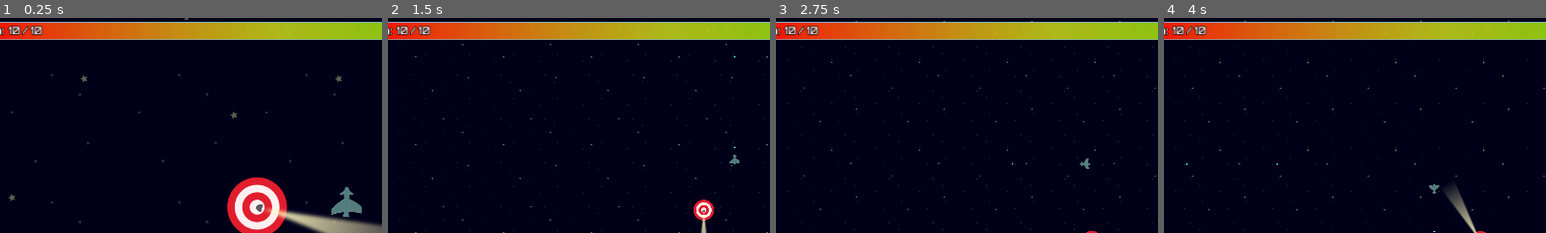
Above: before the commit, frames 1-4 (left to right).
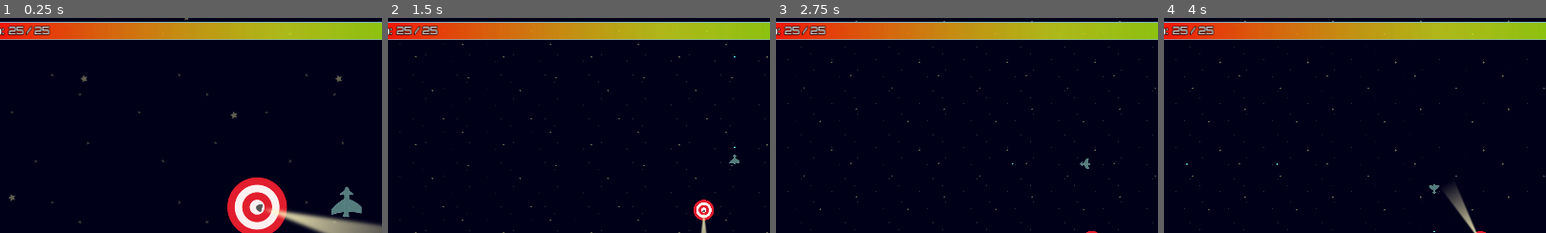
Above: after the commit, the same moments.

Repository: lmbarros/LD46-TheLighthouseAtTheEndOfTheUniverse
Game: Godot game, scene res://screens/PlayfieldScreen.tscn
Same seed, same stepped clock (60 frames per second), same inputs: the game is played once before the commit and once after it.
Inputs:
- Up to frame 1 (0.25 s): no input
- Up to frame 2 (1.5 s): tap Enter at 0.5 s; hold Up (moveUp) from 0.53 s (still down); tap Ctrl (fire) at 0.6, 1.35 s
- Up to frame 3 (2.75 s): release Up (moveUp) at 2.03 s; hold Left (moveLeft) from 2.03 s (still down); tap Ctrl (fire) at 2.1 s
- Up to frame 4 (4 s): tap Ctrl (fire) at 2.85, 3.6 s; release Left (moveLeft) at 3.53 s; hold Down (moveDown) from 3.53 s (still down)
The pictures show only the part of the screen within x 5-55%, y 6-56%; the shares and areas given below are measured in that part.

The runs differ from the first frame. In frame 1, 0.4% of the frame differs, in the area x 2-14%, y 3-8%; in frame 2, 0.4%; in frame 3, 0.4%; in frame 4, 0.4%.

Commit message:
Balancing: more health to the Player

Diff:
--- a/src/characters/Player.gd
+++ b/src/characters/Player.gd
@@ -3,7 +3,7 @@
 # Top speed in pixels/second.
 const TOP_SPEED = 300
 
-var maxHealth: float = 10.0
+var maxHealth: float = 25.0
 
 # Health. Player dies if <= 0.0.
 var health: float = maxHealth
